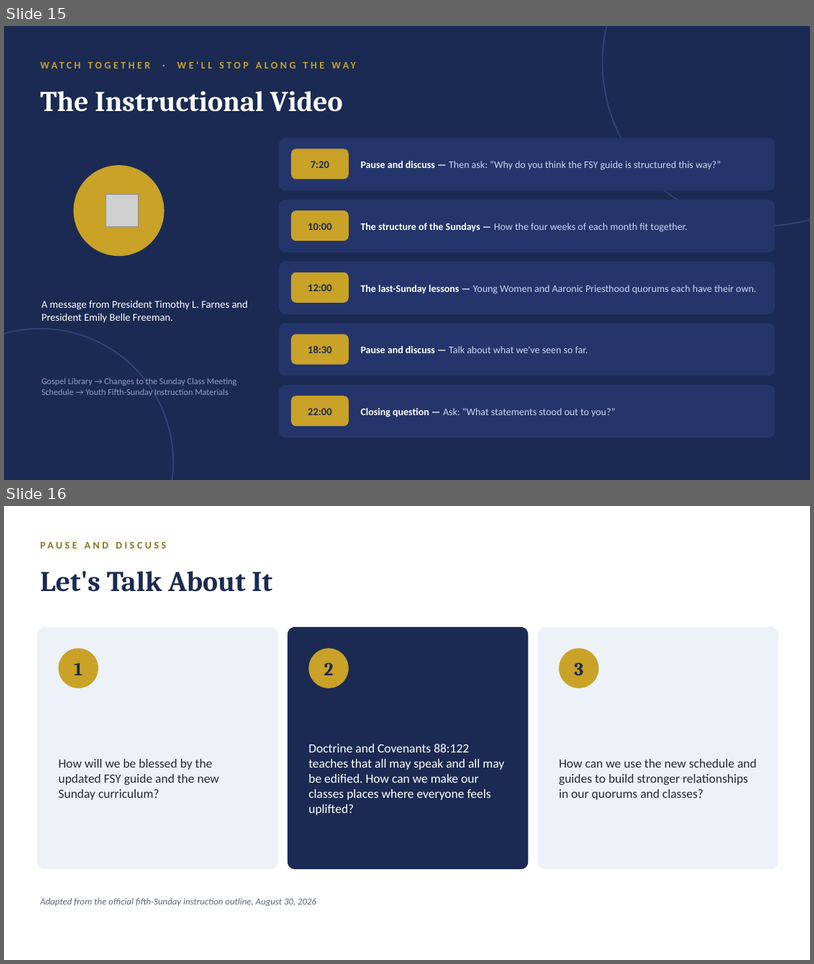
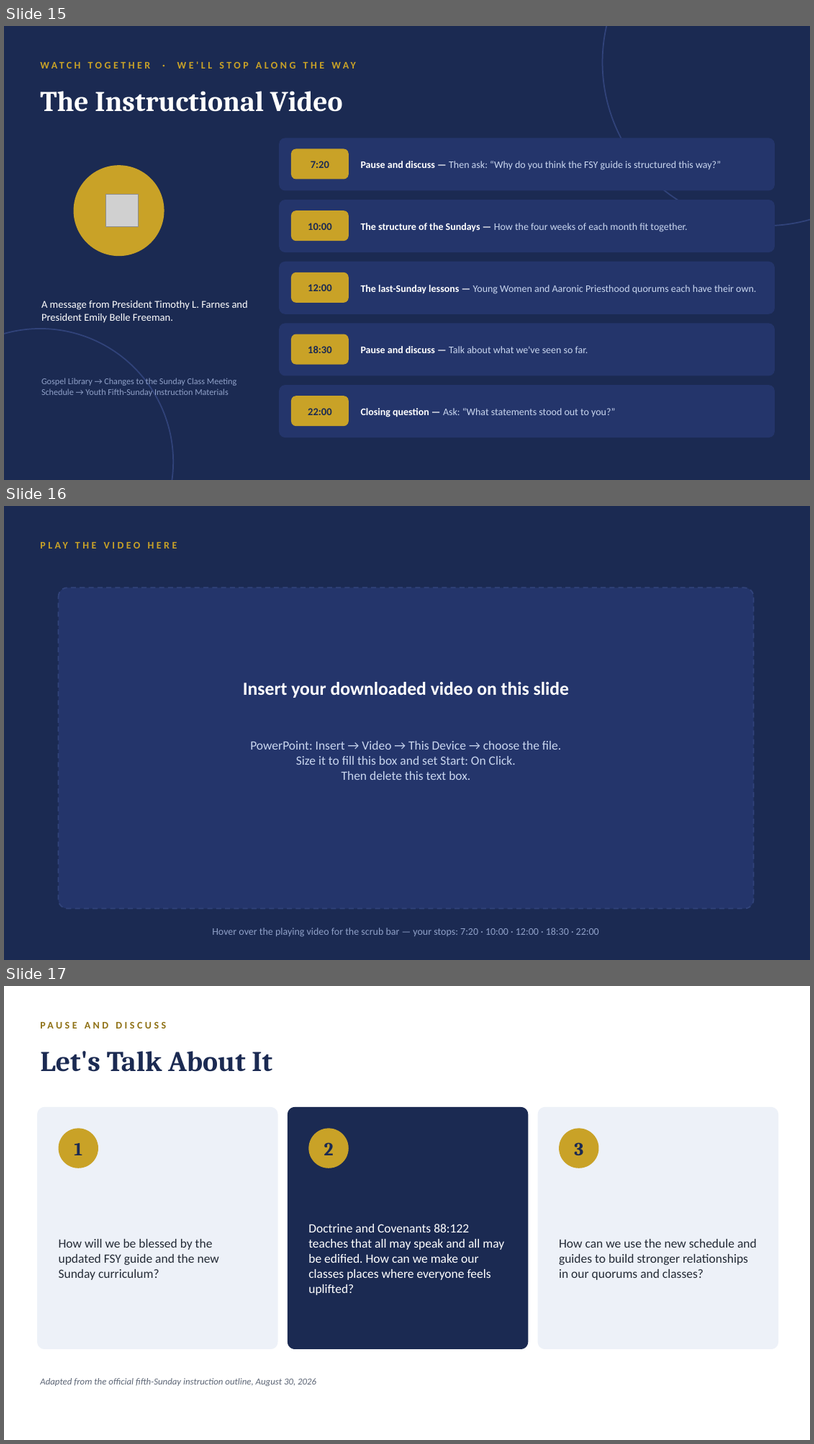
Before and after one commit to hblaylock1/parmagirlscamp, a slide deck: new-sunday-youth-curriculum.pptx. Shown one above the other, each under a label of ours: slides 15 and 16 before the commit, slides 15, 16 and 17 after it. The pictures are 814x964 and 814x1444 pixels, drawn with LibreOffice and Linux fonts; fonts in the diff are those of the drawing; grey boxes stand for pictures. Boxes give left, top, right and bottom in pixels: in the first picture for what was removed or moved away, otherwise in the second. Text is boxed around its words. In the diff, an @@ line names an element or a change of style, - is before the commit and + after.

```diff
--- a/new-sunday-youth-curriculum.pptx
+++ b/new-sunday-youth-curriculum.pptx
@@ slide 16 added at [4,506,810,960], background #1B2A52 @@
@@ text added at [40,535,772,554], 12 pt, text #C9A227, bold @@
+PLAY THE VIDEO HERE
@@ rounded rectangle added at [59,587,754,908], fill #24356B, outline #31437A 1.5 pt dashed @@
@@ text added at [243,682,569,698], 22 pt, text #FFFFFF, bold @@
+Insert your downloaded video on this slide
@@ text added at [250,741,561,780], 15 pt, text #C9D6EF @@
+PowerPoint: Insert → Video → This Device → choose the file.
+Size it to fill this box and set Start: On Click.
+Then delete this text box.
@@ text added at [212,927,599,937], 12 pt, text #8FA0C8 @@
+Hover over the playing video for the scrub bar — your stops: 7:20 · 10:00 · 12:00 · 18:30 · 22:00
@@ what was slide 16 is now slide 17 @@
```
Also in this commit, not shown: 4 slides changed, 1 other file.
